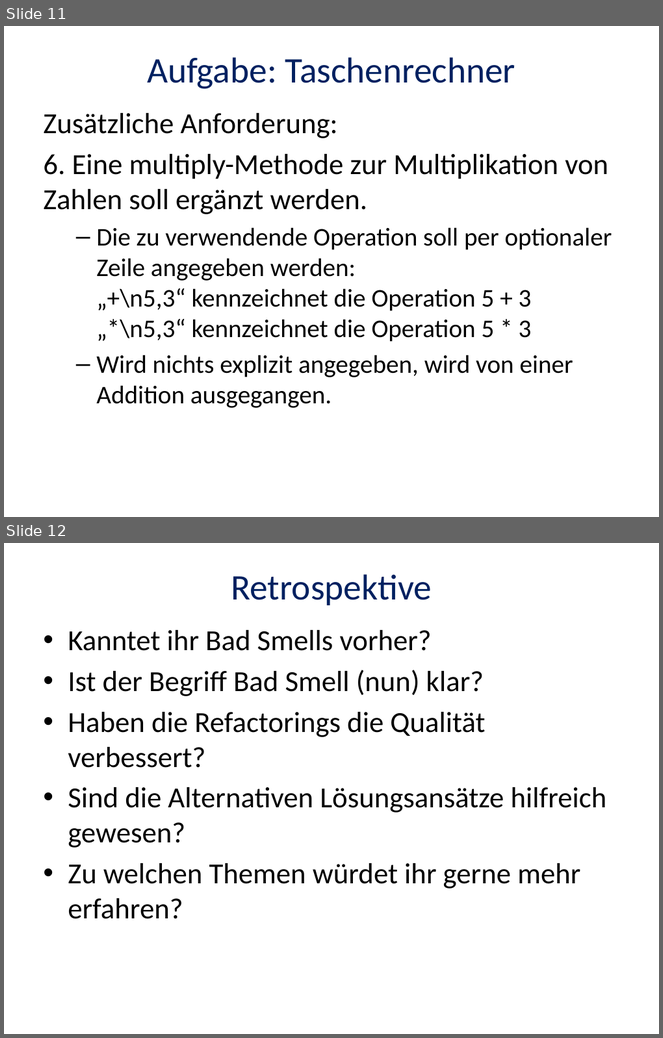
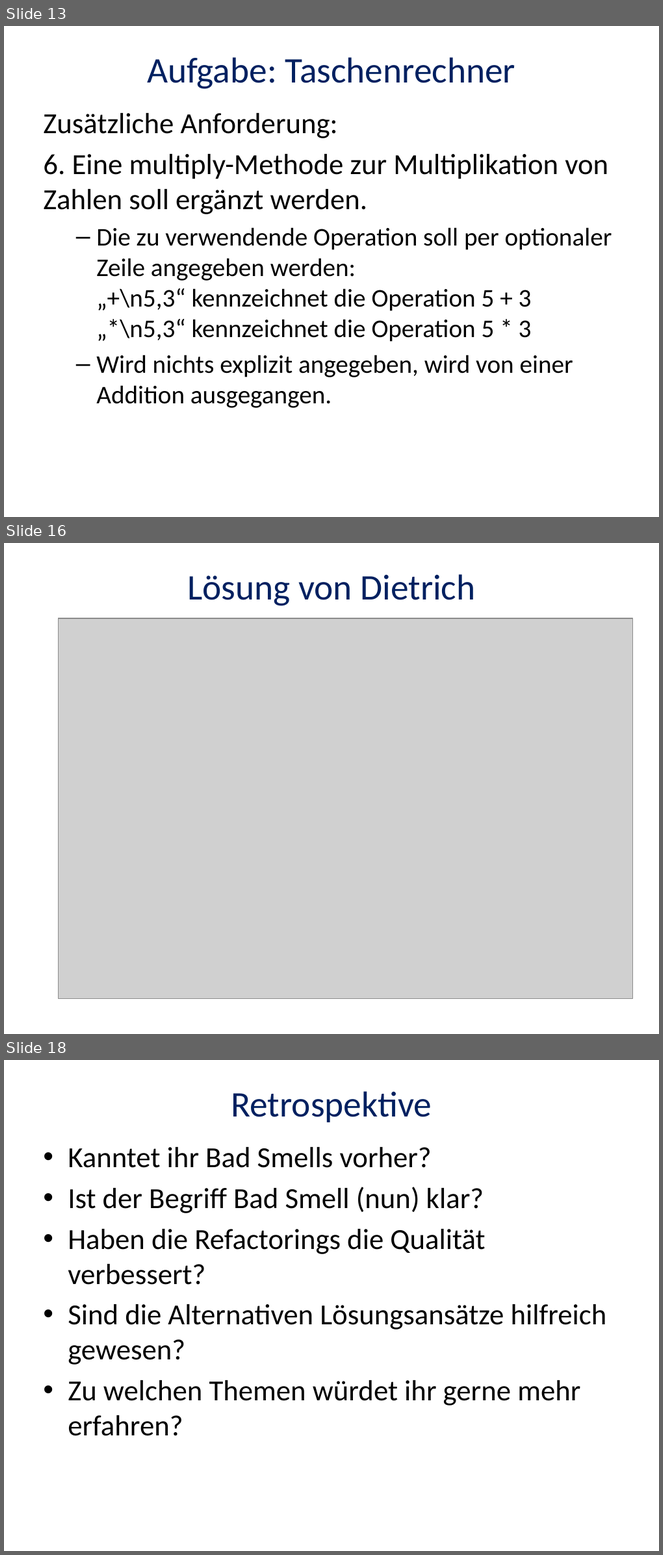
Before and after one commit to trav010/CodingDojoDPA, a slide deck: StringCalculator/doc/Coding-Dojo-2015-02-18.pptx. Shown one above the other, each under a label of ours: slides 11 and 12 before the commit, slides 13, 16 and 18 after it; the slides between them are not shown. The pictures are 663x1038 and 663x1555 pixels, drawn with LibreOffice and Linux fonts; fonts in the diff are those of the drawing; grey boxes stand for pictures. Boxes give left, top, right and bottom in pixels: in the first picture for what was removed or moved away, otherwise in the second. Text is boxed around its words. In the diff, an @@ line names an element or a change of style, - is before the commit and + after.

```diff
--- a/StringCalculator/doc/Coding-Dojo-2015-02-18.pptx
+++ b/StringCalculator/doc/Coding-Dojo-2015-02-18.pptx
@@ slide 16 added at [4,543,659,1034], background #FFFFFF @@
@@ title added at [187,574,475,606], 39.6 pt, text #002060 @@
+Lösung von Dietrich
@@ picture added at [59,618,633,999] @@
@@ what was slide 11 is now slide 13 @@
@@ what was slide 12 is now slide 18 @@
```
Also in this commit, not shown: 3 slides changed, 7 other slides added, 2 slides removed.
